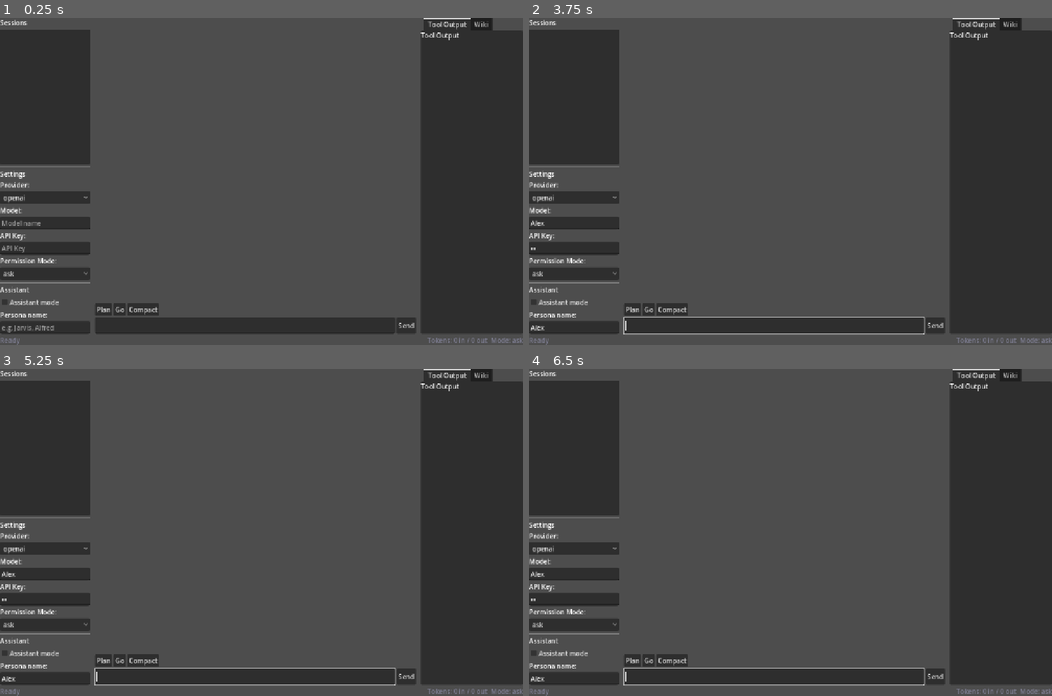
Above: before the commit, frames 1-4 (two rows, left to right).
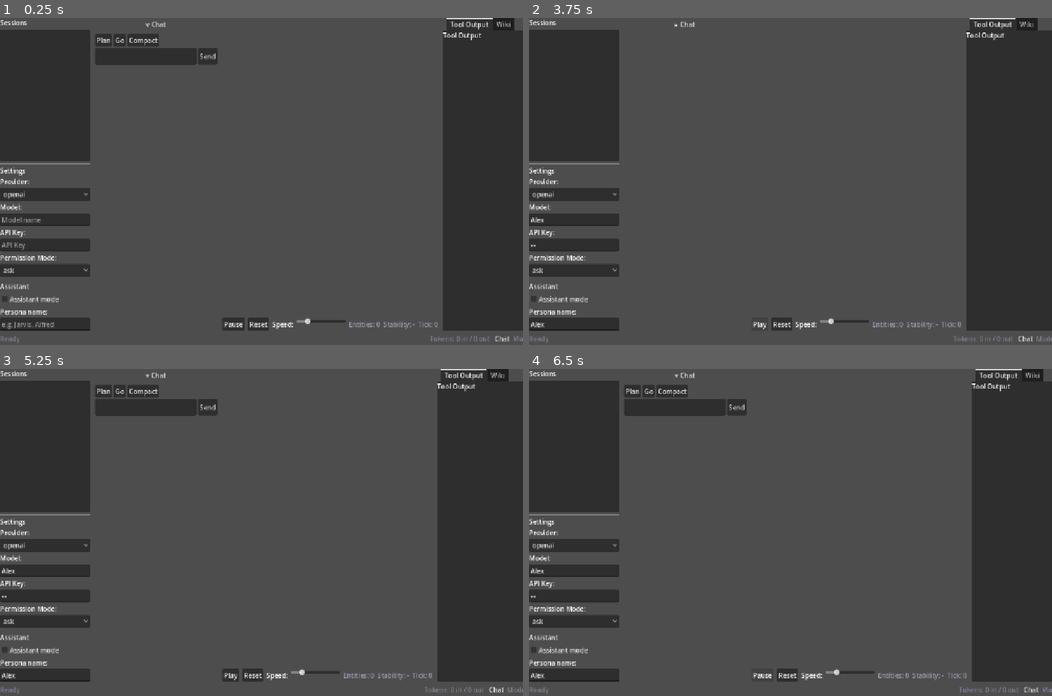
Above: after the commit, the same moments.

Repository: slothitude/RedClaw
Game: Godot game, scene res://main.tscn
The game is run twice, just before and just after one commit, with the same random seed, the same clock (stepped at 60 frames per second) and the same inputs.
Inputs (mouse positions are in pixels of both pictures, inside the frame that each line leads up to):
- Up to frame 1 (0.25 s): no input
- Up to frame 2 (3.75 s): click (576, 224) at 0.52 s; type "Alex" at 0.6 s; click (576, 246) at 0.75 s; type "12" at 0.83 s; click (576, 328) at 0.98 s; type "Alex" at 1.07 s; click (685, 24) at 1.25 s, where only the run after the commit has a clickable "v Chat"; click (685, 24) at 2 s, where only the run after the commit has a clickable "▸ Chat"; click (685, 24) at 2.75 s, where only the run after the commit has a clickable "▾ Chat"; click (764, 325) at 3.5 s, where only the run after the commit has a clickable "Pause"
- Up to frame 3 (5.25 s): click (251, 676) at 4.25 s, where only the run after the commit has a clickable "Reset"; click (496, 689) at 5 s, where only the run after the commit has a clickable "Chat"
- Up to frame 4 (6.5 s): click (759, 676) at 5.75 s, where only the run after the commit has a clickable "Play"

The runs differ from the first frame. In frame 1, 12% of the frame differs, in the area x 0-100%, y 0-100%; in frame 2, 9.9%; in frame 3, 11%; in frame 4, 12%.
Error after the commit: Parse Error: Name "fallback_font" called as a function but is a "Font". (res://scripts/sim_controller.gd:81)

Commit message:
Add simulation controller: 2D math+physics world with SIMULATOR bloodline
Phase 1: SimEngine (Euler integration, damping, boundary bounce), SimRunner
(async tick loop), 4 agent tools (spawn_entity, set_sim_parameter,
query_state, apply_force), Godot viewport with sim_controller.gd,
sim_panel.gd, restructured layout (sim center, collapsible chat sidebar),
RPC sim_command handler with event emission.

Phase 2: SIMULATOR subagent bloodline with core+simulator toolset, DNA
trait profile (speed=0.4, accuracy=0.7, creativity=0.8, persistence=0.6),
--sim CLI flag wired into REPL and RPC modes.

Phase 3: CLAW.md simulation directives (geometry rules, physics constraints,
entity types, stability targets) auto-discovered by prompt.py.

Phase 4: AGI integration — sim events in event_bus, karma keywords
(stable/balanced/coherent/orbital/equilibrium), dream SIMULATOR bloodline
section, context budget sim_state (200 chars), autonomous simulator type.

41 tests covering engine, runner, tools, bloodline, DNA, context budget,
event bus, karma, and RPC handler.

Co-Authored-By: Claude Opus 4.6 <noreply@anthropic.com>

Diff:
--- a/godot/scripts/agent_bridge.gd
+++ b/godot/scripts/agent_bridge.gd
@@ -14,6 +14,11 @@
 signal ready_received(session_id: String, model: String, provider: String)
 signal plan_mode_changed(enabled: bool)
 signal wiki_result(answer: String)
+signal sim_state_received(state: Dictionary)
+signal sim_entity_spawned(entity_id: String, entity_type: String, x: float, y: float)
+signal sim_entity_removed(entity_id: String)
+signal sim_tick_received(tick: int, positions: Dictionary, metrics: Dictionary)
+signal sim_reset()
 
 var _pid: int = -1
 var _stdin_pipe: FileAccess = null
@@ -155,6 +160,13 @@
 	_send_request("wiki_ingest", {"source": source, "topic": topic})
 
 
+## Send a simulation command.
+func sim_command(action: String, params: Dictionary = {}) -> void:
+	var p: Dictionary = {"action": action}
+	p.merge(params)
+	_send_request("sim_command", p)
+
+
 ## Send a JSON-RPC request.
 func _send_request(method: String, params: Dictionary = {}) -> void:
 	_request_id += 1
@@ -268,3 +280,20 @@
 			error_occurred.emit(obj.get("message", "Unknown error"))
 		"plan_mode_changed":
 			plan_mode_changed.emit(obj.get("enabled", false))
+		"sim_entity_spawned":
+			sim_entity_spawned.emit(
+				obj.get("entity_id", ""),
+				obj.get("entity_type", "particle"),
+				float(obj.get("x", 0.0)),
+				float(obj.get("y", 0.0))
+			)
+		"sim_entity_removed":
+			sim_entity_removed.emit(obj.get("entity_id", ""))
+		"sim_tick":
+			sim_tick_received.emit(
+				int(obj.get("tick", 0)),
+				obj.get("positions", {}),
+				obj.get("metrics", {})
+			)
+		"sim_reset":
+			sim_reset.emit()
--- a/godot/scripts/main.gd
+++ b/godot/scripts/main.gd
@@ -14,9 +14,14 @@
 var _chat_panel: VBoxContainer
 var _tool_panel: VBoxContainer
 var _wiki_panel: VBoxContainer
+var _sim_panel: VBoxContainer
+var _sim_controller: Node2D
 var _right_tabs: TabContainer
 var _status_bar: HBoxContainer
 var _settings_dialog: AcceptDialog
+var _chat_sidebar: VBoxContainer
+var _chat_toggle_btn: Button
+var _chat_visible: bool = true
 
 var _input_tokens: int = 0
 var _output_tokens: int = 0
@@ -70,7 +75,7 @@
 	main_vbox.set_anchors_preset(Control.PRESET_FULL_RECT)
 	add_child(main_vbox)
 
-	# HSplit: sidebar | chat | right panel (TabContainer)
+	# HSplit: [sidebar | collapsible_chat | sim_panel | right_tabs]
 	var hsplit: HSplitContainer = HSplitContainer.new()
 	hsplit.size_flags_vertical = Control.SIZE_EXPAND_FILL
 	main_vbox.add_child(hsplit)
@@ -82,10 +87,26 @@
 	_sidebar.settings_changed.connect(_on_sidebar_settings_changed)
 	_sidebar.session_selected.connect(_on_session_selected)
 
-	# Chat panel
+	# Collapsible chat sidebar
+	_chat_sidebar = VBoxContainer.new()
+	_chat_sidebar.custom_minimum_size = Vector2(300, 0)
+	hsplit.add_child(_chat_sidebar)
+
+	_chat_toggle_btn = Button.new()
+	_chat_toggle_btn.text = "v Chat"
+	_chat_toggle_btn.flat = true
+	_chat_toggle_btn.pressed.connect(_on_toggle_chat)
+	_chat_sidebar.add_child(_chat_toggle_btn)
+
 	_chat_panel = CHAT_PANEL_SCENE.instantiate()
-	hsplit.add_child(_chat_panel)
+	_chat_sidebar.add_child(_chat_panel)
 	_chat_panel.setup(_agent_bridge)
+
+	# Simulation panel (center)
+	_sim_panel = VBoxContainer.new()
+	_sim_panel.size_flags_horizontal = Control.SIZE_EXPAND_FILL
+	_sim_panel.set_script(load("res://ui/sim_panel.gd"))
+	hsplit.add_child(_sim_panel)
 
 	# Right panel: TabContainer with Tool Output + Wiki tabs
 	_right_tabs = TabContainer.new()
@@ -101,6 +122,9 @@
 	_wiki_panel.setup(_agent_bridge)
 
 	hsplit.add_child(_right_tabs)
+
+	# Setup sim panel with bridge
+	_sim_panel.setup(_agent_bridge)
 
 	# Status bar (built inline since we add plan_label)
 	_status_bar = HBoxContainer.new()
@@ -124,6 +148,14 @@
 	plan_label.text = ""
 	plan_label.add_theme_color_override("font_color", Color(0.9, 0.7, 0.1))
 	_status_bar.add_child(plan_label)
+
+	# Chat toggle button in status bar
+	var chat_toggle_status: Button = Button.new()
+	chat_toggle_status.name = "ChatToggle"
+	chat_toggle_status.text = "Chat"
+	chat_toggle_status.flat = true
+	chat_toggle_status.pressed.connect(_on_toggle_chat)
+	_status_bar.add_child(chat_toggle_status)
 
 	var perm_label: Label = Label.new()
 	perm_label.name = "PermLabel"
@@ -260,6 +292,16 @@
 		status_label.text = text
 
 
+func _on_toggle_chat() -> void:
+	_chat_visible = not _chat_visible
+	_chat_panel.visible = _chat_visible
+	_chat_toggle_btn.text = ("v Chat" if _chat_visible else "> Chat")
+	if _chat_toggle_btn.text == "v Chat":
+		_chat_toggle_btn.text = "▾ Chat"
+	else:
+		_chat_toggle_btn.text = "▸ Chat"
+
+
 func _fmt_tokens(n: int) -> String:
 	if n >= 1000:
 		return "%.1fk" % (float(n) / 1000.0)
--- /dev/null
+++ b/godot/scripts/sim_controller.gd
@@ -0,0 +1,157 @@
+## SimController — renders simulation entities in a 2D viewport.
+##
+## Subscribes to sim_* signals from agent_bridge and draws entities
+## with smooth position lerping each frame.
+extends Node2D
+
+var _entities: Dictionary = {}  # entity_id → {target_pos, type, properties, radius, color}
+
+var _camera: Camera2D
+var _dragging: bool = false
+var _drag_start: Vector2 = Vector2.ZERO
+var _camera_start: Vector2 = Vector2.ZERO
+
+const LERP_SPEED: float = 8.0
+const BOUNDS: Rect2 = Rect2(-500, -500, 1000, 1000)
+
+# Colors by entity type
+const TYPE_COLORS: Dictionary = {
+	"particle": Color(0.3, 0.7, 1.0, 0.9),
+	"orb": Color(0.9, 0.4, 1.0, 0.85),
+	"field": Color(0.2, 0.9, 0.3, 0.3),
+	"constraint": Color(1.0, 0.9, 0.2, 0.7),
+}
+
+
+func _ready() -> void:
+	_camera = Camera2D.new()
+	_camera.zoom = Vector2(1.0, 1.0)
+	_camera.position = Vector2.ZERO
+	add_child(_camera)
+	set_process(true)
+
+
+func _draw() -> void:
+	# Draw bounds
+	draw_rect(BOUNDS, Color(0.2, 0.2, 0.25, 0.5), false, 2.0)
+
+	# Draw grid
+	var grid_color := Color(0.15, 0.15, 0.2, 0.3)
+	for x in range(-500, 501, 100):
+		draw_line(Vector2(x, -500), Vector2(x, 500), grid_color, 1.0)
+	for y in range(-500, 501, 100):
+		draw_line(Vector2(-500, y), Vector2(500, y), grid_color, 1.0)
+
+	# Draw entities
+	for entity_id in _entities:
+		var e: Dictionary = _entities[entity_id]
+		var pos: Vector2 = e.get("current_pos", Vector2.ZERO)
+		var radius: float = e.get("radius", 10.0)
+		var color: Color = e.get("color", TYPE_COLORS.get("particle", Color.WHITE))
+		var etype: String = e.get("type", "particle")
+
+		match etype:
+			"particle":
+				draw_circle(pos, radius, color)
+				draw_circle(pos, radius, Color(color.r, color.g, color.b, 0.3), false, 1.0)
+			"orb":
+				# Gradient-like orb: outer ring + filled center
+				draw_circle(pos, radius * 1.3, Color(color.r, color.g, color.b, 0.2))
+				draw_circle(pos, radius, color)
+				draw_circle(pos, radius * 0.5, Color(1, 1, 1, 0.3))
+			"field":
+				draw_rect(Rect2(pos.x - radius, pos.y - radius, radius * 2, radius * 2), color)
+			"constraint":
+				# Line to nearest entity
+				var nearest_pos: Vector2 = pos
+				var nearest_dist: float = INF
+				for other_id in _entities:
+					if other_id == entity_id:
+						continue
+					var other_pos: Vector2 = _entities[other_id].get("current_pos", Vector2.ZERO)
+					var dist: float = pos.distance_to(other_pos)
+					if dist < nearest_dist:
+						nearest_dist = dist
+						nearest_pos = other_pos
+				if nearest_dist < 200:
+					draw_line(pos, nearest_pos, color, 2.0)
+				draw_circle(pos, radius * 0.6, color)
+
+	# Draw entity count
+	var font: Font = ThemeDB.fallback_font()
+	draw_string(font, Vector2(-490, -490), "Entities: %d" % _entities.size(), HORIZONTAL_ALIGNMENT_LEFT, -1, 14, Color(0.6, 0.6, 0.7))
+
+
+func _process(delta: float) -> void:
+	# Lerp positions toward targets
+	var need_redraw: bool = false
+	for entity_id in _entities:
+		var e: Dictionary = _entities[entity_id]
+		var current: Vector2 = e.get("current_pos", Vector2.ZERO)
+		var target: Vector2 = e.get("target_pos", Vector2.ZERO)
+		if current.distance_to(target) > 0.1:
+			e["current_pos"] = current.lerp(target, min(1.0, LERP_SPEED * delta))
+			need_redraw = true
+
+	if need_redraw:
+		queue_redraw()
+
+
+func spawn_entity(entity_id: String, entity_type: String, x: float, y: float, properties: Dictionary = {}) -> void:
+	var radius: float = properties.get("radius", 10.0)
+	var color: Color = TYPE_COLORS.get(entity_type, Color.WHITE)
+	if properties.has("color"):
+		var c: Color = Color.from_string(properties["color"], color)
+		color = c
+
+	_entities[entity_id] = {
+		"target_pos": Vector2(x, y),
+		"current_pos": Vector2(x, y),
+		"type": entity_type,
+		"radius": radius,
+		"color": color,
+		"properties": properties,
+	}
+	queue_redraw()
+
+
+func remove_entity(entity_id: String) -> void:
+	_entities.erase(entity_id)
+	queue_redraw()
+
+
+func update_positions(positions: Dictionary) -> void:
+	for entity_id in positions:
+		if not _entities.has(entity_id):
+			continue
+		var pos_data: Dictionary = positions[entity_id]
+		_entities[entity_id]["target_pos"] = Vector2(
+			float(pos_data.get("x", 0.0)),
+			float(pos_data.get("y", 0.0))
+		)
+
+
+func clear_all() -> void:
+	_entities.clear()
+	queue_redraw()
+
+
+func get_entity_count() -> int:
+	return _entities.size()
+
+
+# Camera pan/zoom via mouse
+func _input(event: InputEvent) -> void:
+	if event is InputEventMouseButton:
+		if event.button_index == MOUSE_BUTTON_MIDDLE:
+			_dragging = event.pressed
+			_drag_start = event.position
+			_camera_start = _camera.position
+		elif event.button_index == MOUSE_BUTTON_WHEEL_UP:
+			_camera.zoom *= 1.1
+		elif event.button_index == MOUSE_BUTTON_WHEEL_DOWN:
+			_camera.zoom /= 1.1
+			_camera.zoom = _camera.zoom.clamp(Vector2(0.1, 0.1), Vector2(10.0, 10.0))
+	elif event is InputEventMouseMotion and _dragging:
+		var diff: Vector2 = (_drag_start - event.position) / _camera.zoom.x
+		_camera.position = _camera_start + diff
--- /dev/null
+++ b/godot/ui/sim_panel.gd
@@ -0,0 +1,122 @@
+## SimPanel — simulation viewport with overlay controls.
+##
+## Contains a SubViewport rendering SimController entities,
+## plus play/pause, reset, speed controls, and metrics display.
+extends VBoxContainer
+
+var _sim_controller: Node2D
+var _bridge: Node
+var _play_btn: Button
+var _reset_btn: Button
+var _speed_slider: HSlider
+var _entity_label: Label
+var _stability_label: Label
+var _tick_label: Label
+var _viewport: SubViewport
+
+
+func setup(bridge: Node) -> void:
+	_bridge = bridge
+
+	# Build layout
+	var container: SubViewportContainer = SubViewportContainer.new()
+	container.size_flags_vertical = Control.SIZE_EXPAND_FILL
+	container.stretch = true
+	add_child(container)
+
+	_viewport = SubViewport.new()
+	_viewport.render_target_update_mode = SubViewport.UPDATE_ALWAYS
+	container.add_child(_viewport)
+
+	_sim_controller = Node2D.new()
+	_sim_controller.set_script(load("res://scripts/sim_controller.gd"))
+	_sim_controller.name = "SimController"
+	_viewport.add_child(_sim_controller)
+
+	# Overlay controls
+	var controls: HBoxContainer = HBoxContainer.new()
+	controls.add_theme_constant_override("separation", 8)
+	add_child(controls)
+
+	_play_btn = Button.new()
+	_play_btn.text = "Pause"
+	_play_btn.pressed.connect(_on_play_pause)
+	controls.add_child(_play_btn)
+
+	_reset_btn = Button.new()
+	_reset_btn.text = "Reset"
+	_reset_btn.pressed.connect(_on_reset)
+	controls.add_child(_reset_btn)
+
+	controls.add_child(Label.new())
+	var speed_lbl: Label = controls.get_child(controls.get_child_count() - 1)
+	speed_lbl.text = "Speed:"
+
+	_speed_slider = HSlider.new()
+	_speed_slider.min_value = 0.1
+	_speed_slider.max_value = 5.0
+	_speed_slider.step = 0.1
+	_speed_slider.value = 1.0
+	_speed_slider.custom_minimum_size = Vector2(120, 0)
+	controls.add_child(_speed_slider)
+
+	_entity_label = Label.new()
+	_entity_label.text = "Entities: 0"
+	_entity_label.add_theme_color_override("font_color", Color(0.6, 0.6, 0.7))
+	controls.add_child(_entity_label)
+
+	_stability_label = Label.new()
+	_stability_label.text = "Stability: -"
+	_stability_label.add_theme_color_override("font_color", Color(0.6, 0.6, 0.7))
+	controls.add_child(_stability_label)
+
+	_tick_label = Label.new()
+	_tick_label.text = "Tick: 0"
+	_tick_label.add_theme_color_override("font_color", Color(0.6, 0.6, 0.7))
+	controls.add_child(_tick_label)
+
+	# Connect bridge signals
+	if _bridge:
+		_bridge.sim_entity_spawned.connect(_on_entity_spawned)
+		_bridge.sim_entity_removed.connect(_on_entity_removed)
+		_bridge.sim_tick_received.connect(_on_sim_tick)
+		_bridge.sim_reset.connect(_on_sim_reset)
+
+
+func _on_play_pause() -> void:
+	if _play_btn.text == "Pause":
+		_play_btn.text = "Play"
+		_bridge.sim_command("stop")
+	else:
+		_play_btn.text = "Pause"
+		_bridge.sim_command("start")
+
+
+func _on_reset() -> void:
+	_sim_controller.clear_all()
+	_bridge.sim_command("reset")
+
+
+func _on_entity_spawned(entity_id: String, entity_type: String, x: float, y: float) -> void:
+	_sim_controller.spawn_entity(entity_id, entity_type, x, y)
+	_entity_label.text = "Entities: %d" % _sim_controller.get_entity_count()
+
+
+func _on_entity_removed(entity_id: String) -> void:
+	_sim_controller.remove_entity(entity_id)
+	_entity_label.text = "Entities: %d" % _sim_controller.get_entity_count()
+
+
+func _on_sim_tick(tick: int, positions: Dictionary, metrics: Dictionary) -> void:
+	_sim_controller.update_positions(positions)
+	_tick_label.text = "Tick: %d" % tick
+	var stability: float = metrics.get("stability", 0.0)
+	_stability_label.text = "Stability: %.0f%%" % (stability * 100.0)
+	_entity_label.text = "Entities: %d" % metrics.get("total_entities", 0)
+
+
+func _on_sim_reset() -> void:
+	_sim_controller.clear_all()
+	_tick_label.text = "Tick: 0"
+	_entity_label.text = "Entities: 0"
+	_stability_label.text = "Stability: -"
Not shown, added: CLAW.md
Not shown, changed: redclaw/crypt/dna.py
Not shown, changed: redclaw/crypt/dream.py
Not shown, changed: redclaw/crypt/karma.py
Not shown, changed: redclaw/rpc.py
Not shown, changed: redclaw/runtime/autonomous.py
Not shown, changed: redclaw/runtime/context_budget.py
Not shown, changed: redclaw/runtime/event_bus.py
Not shown, changed: redclaw/runtime/subagent_types.py
Not shown, added: redclaw/sim/__init__.py
Not shown, added: redclaw/sim/engine.py
Not shown, added: redclaw/sim/runner.py
(and 4 more such lines)
